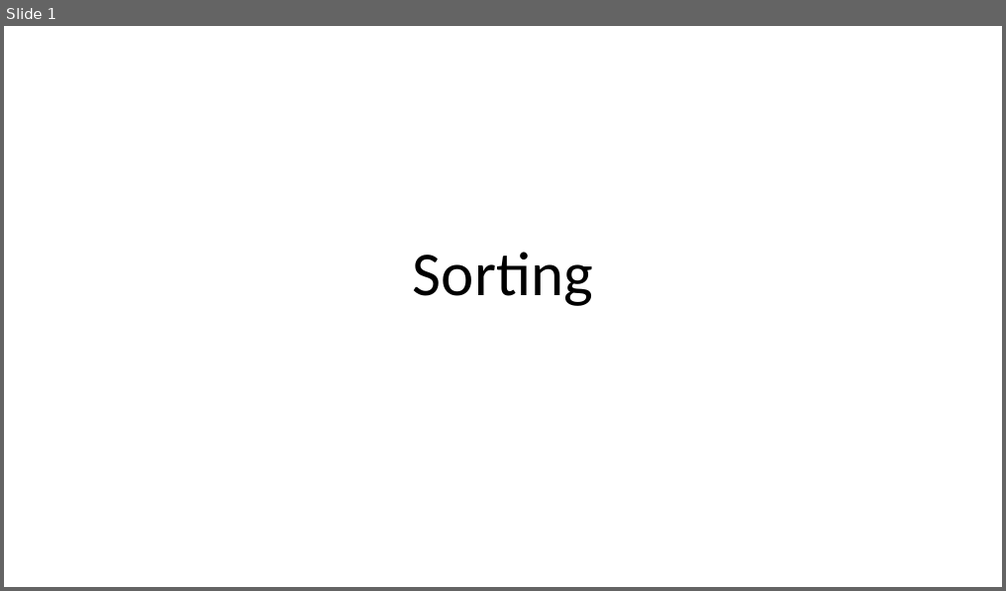
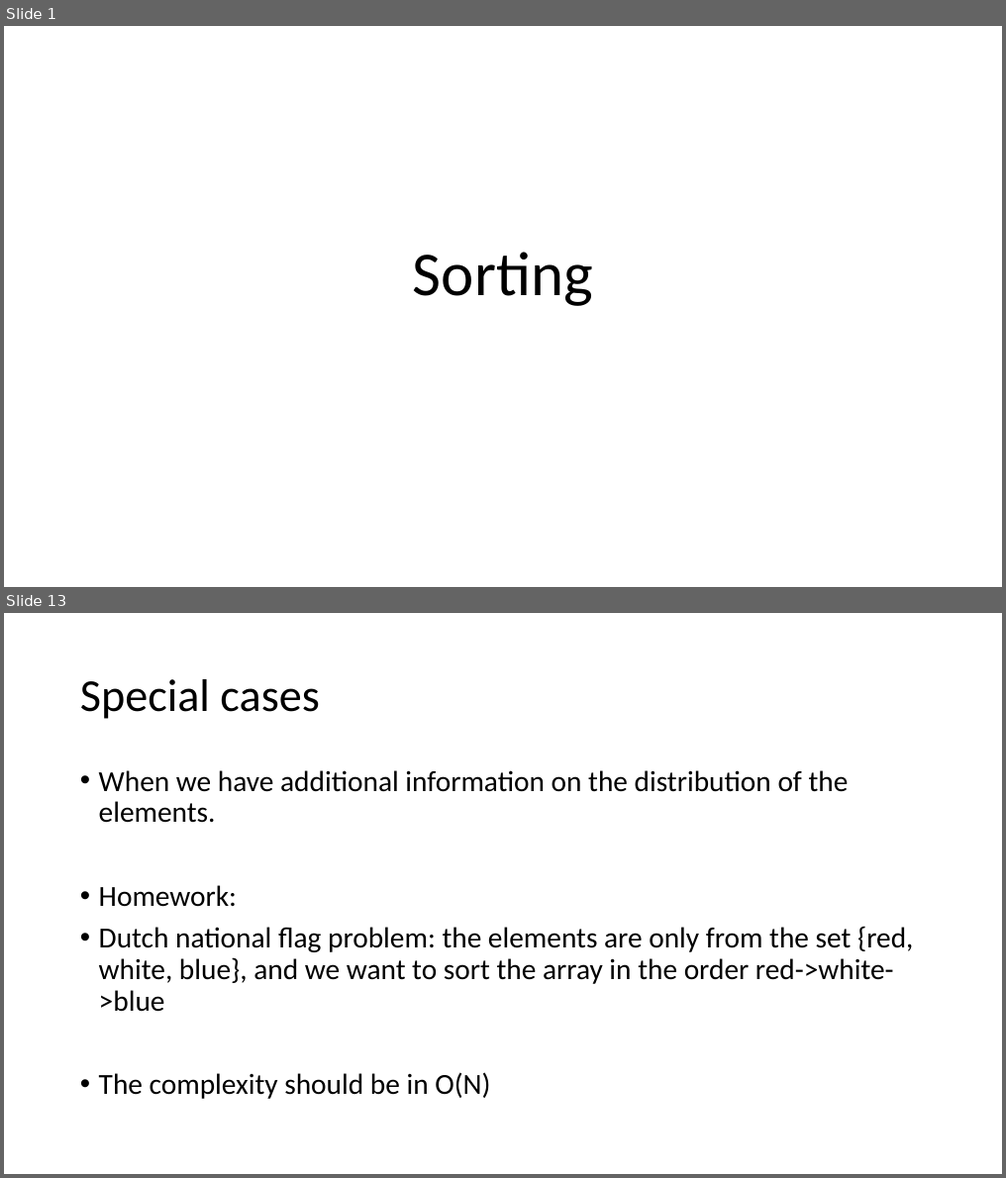
Before and after one commit to kwea123/cpp_data_algo, a slide deck: 5.pptx. Shown one above the other, each under a label of ours: slide 1 before the commit, slides 1 and 13 after it; the slides between them are not shown. The pictures are 1006x591 and 1006x1178 pixels, drawn with LibreOffice and Linux fonts; fonts in the diff are those of the drawing. Boxes give left, top, right and bottom in pixels: in the first picture for what was removed or moved away, otherwise in the second. Text is boxed around its words. In the diff, an @@ line names an element or a change of style, - is before the commit and + after.

```diff
--- a/5.pptx
+++ b/5.pptx
@@ slide 13 added at (4, 613, 1002, 1174), background #FFFFFF @@
@@ title added at (80, 679, 319, 719), 44 pt, text #000000 @@
+Special cases
@@ text added at (99, 770, 913, 1099), 28 pt, text #000000 @@
+• When we have additional information on the distribution of the elements.
+• Homework:
+• Dutch national flag problem: the elements are only from the set {red, white, blue}, and we want to sort the array in the order red->white->blue
+• The complexity should be in O(N)
```
Also in this commit, not shown: 37 other slides added, 10 other files.
